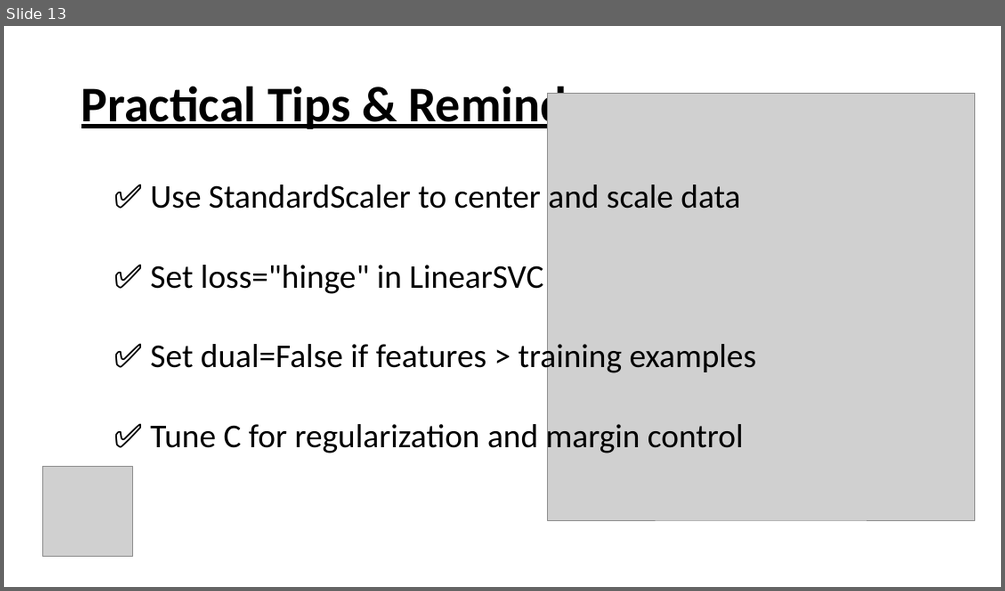
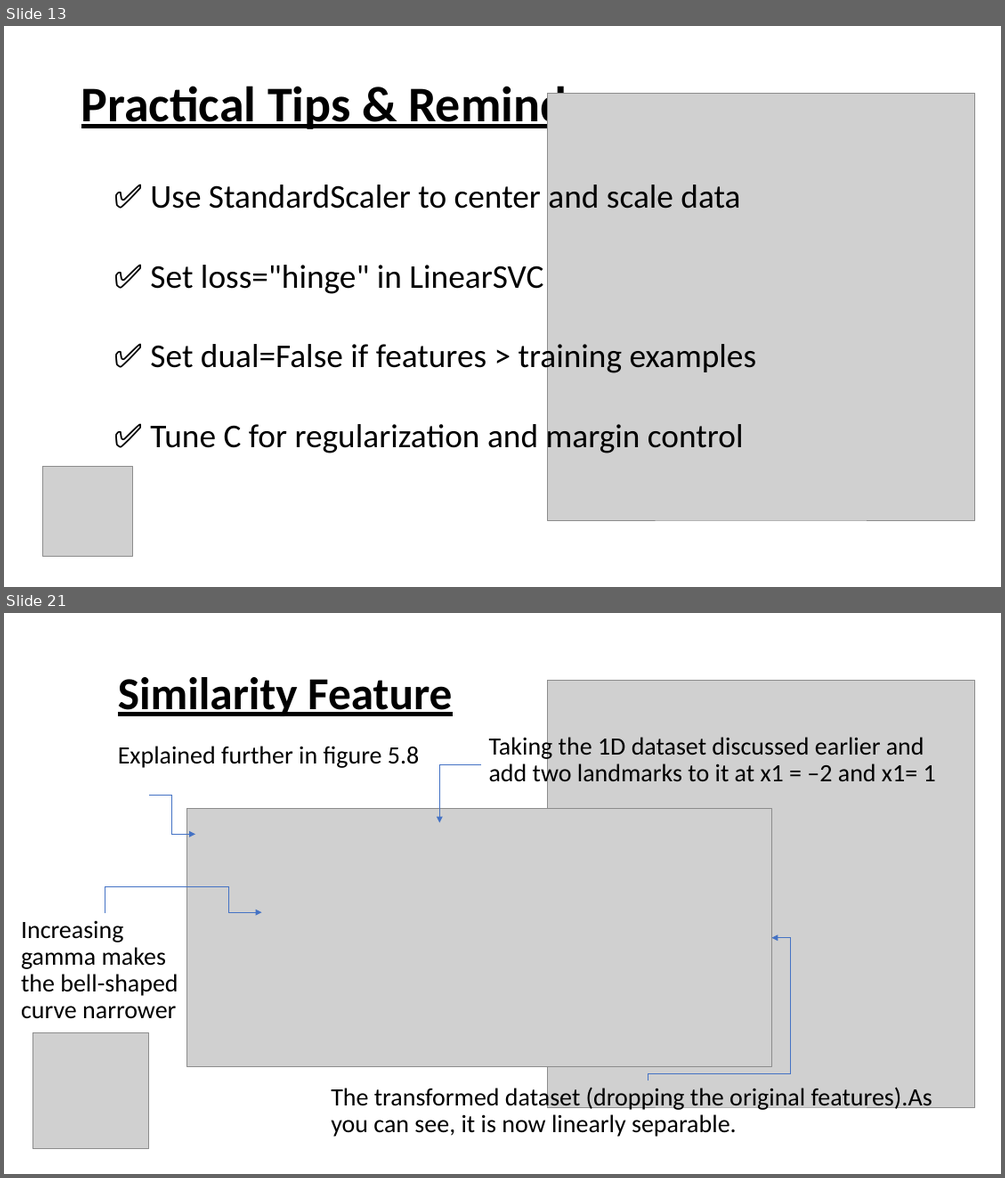
Before and after one commit to Mustafaahmed10/Machine-Learning-Slides-Chapter-5, a slide deck: Chapter 5.pptx. Shown one above the other, each under a label of ours: slide 13 before the commit, slides 13 and 21 after it; the slides between them are not shown. The pictures are 1005x591 and 1005x1178 pixels, drawn with LibreOffice and Linux fonts; fonts in the diff are those of the drawing; grey boxes stand for pictures. Boxes give left, top, right and bottom in pixels: in the first picture for what was removed or moved away, otherwise in the second. Text is boxed around its words. In the diff, an @@ line names an element or a change of style, - is before the commit and + after.

```diff
--- a/Chapter 5.pptx
+++ b/Chapter 5.pptx
@@ slide 21 added at bbox=[4, 613, 1001, 1174], background #FFFFFF @@
@@ title added at bbox=[118, 677, 452, 716], 44 pt, text #000000, bold, underline @@
+Similarity Feature
@@ picture added at bbox=[547, 680, 974, 1107] @@
@@ text added at bbox=[118, 746, 419, 768], 24 pt, text #000000 @@
+Explained further in figure 5.8
@@ text added at bbox=[489, 734, 936, 787], 24 pt, text #000000 @@
+Taking the 1D dataset discussed earlier and add two landmarks to it at x1 = –2 and x1= 1
@@ elbow arrow added from (481, 765) to (439, 822), #4472C4 0.5 pt @@
@@ elbow arrow added from (149, 795) to (195, 835), #4472C4 0.5 pt @@
@@ picture added at bbox=[187, 809, 772, 1067] @@
@@ elbow arrow added from (105, 914) to (262, 912), #4472C4 0.5 pt @@
@@ text added at bbox=[21, 920, 178, 1019], 24 pt, text #000000 @@
+Increasing gamma makes the bell-shaped curve narrower
@@ elbow arrow added from (647, 1080) to (772, 938), #4472C4 0.5 pt @@
@@ picture added at bbox=[32, 1032, 148, 1149] @@
@@ text added at bbox=[331, 1085, 932, 1136], 24 pt, text #000000 @@
+The transformed dataset (dropping the original features).As you can see, it is now linearly separable.
```
Also in this commit, not shown: 3 slides changed, 16 other slides added, 3 slides removed.
